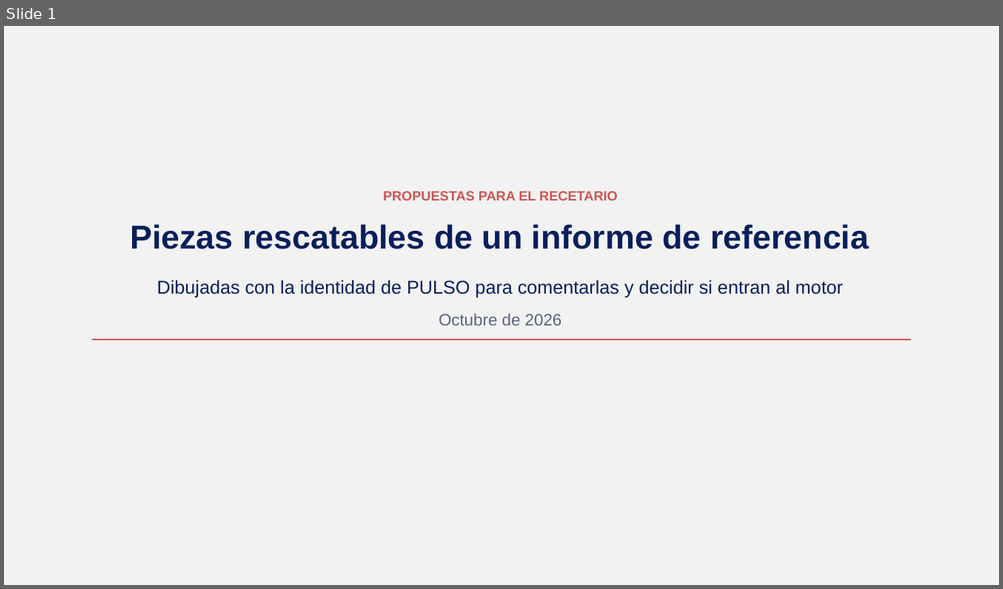
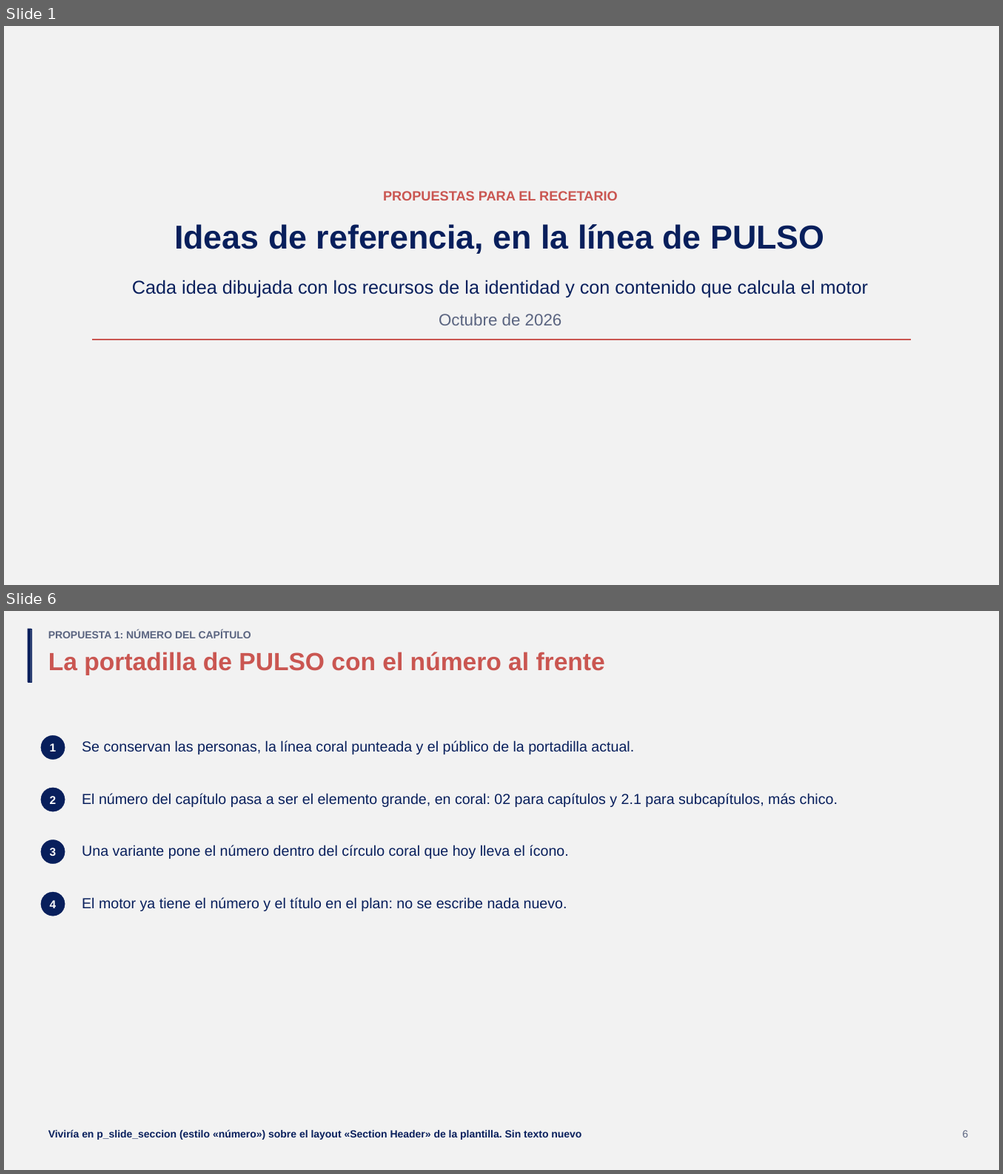
Before and after one commit to GonzaloAlmendariz/prosecnur-app, a slide deck: docs/qa/motor-ppt-2026-10-06/4-recetario/propuestas-rescatables.pptx. Shown one above the other, each under a label of ours: slide 1 before the commit, slides 1 and 6 after it; the slides between them are not shown. The pictures are 1003x589 and 1003x1174 pixels, drawn with LibreOffice and Linux fonts; fonts in the diff are those of the drawing; background and template pictures are left out. Boxes give left, top, right and bottom in pixels: in the first picture for what was removed or moved away, otherwise in the second. Text is boxed around its words. In the diff, an @@ line names an element or a change of style, - is before the commit and + after.

```diff
--- a/docs/qa/motor-ppt-2026-10-06/4-recetario/propuestas-rescatables.pptx
+++ b/docs/qa/motor-ppt-2026-10-06/4-recetario/propuestas-rescatables.pptx
@@ slide 6 added at (4, 611, 999, 1170), background #F2F2F2 @@
@@ rectangle added at (28, 628, 31, 682), fill #081F5C, outline #081F5C 0.25 pt @@
@@ text added at (48, 630, 251, 638), 10 pt, text #5A6480, bold @@
+PROPUESTA 1: NÚMERO DEL CAPÍTULO
@@ title added at (48, 652, 605, 675), 24 pt, text #CA5651, bold @@
+La portadilla de PULSO con el número al frente
@@ ellipse added at (40, 735, 65, 760), fill #081F5C, outline #081F5C 0.25 pt @@
@@ text added at (50, 743, 57, 752), 11 pt, text #FFFFFF, bold @@
+1
@@ text added at (82, 741, 634, 755), 14 pt, text #081F5C @@
+Se conservan las personas, la línea coral punteada y el público de la portadilla actual.
@@ ellipse added at (40, 788, 65, 812), fill #081F5C, outline #081F5C 0.25 pt @@
@@ text added at (50, 796, 57, 804), 11 pt, text #FFFFFF, bold @@
+2
@@ text added at (82, 793, 837, 807), 14 pt, text #081F5C @@
+El número del capítulo pasa a ser el elemento grande, en coral: 02 para capítulos y 2.1 para subcapítulos, más chico.
@@ ellipse added at (40, 840, 65, 864), fill #081F5C, outline #081F5C 0.25 pt @@
@@ text added at (50, 848, 57, 856), 11 pt, text #FFFFFF, bold @@
+3
@@ text added at (82, 845, 568, 859), 14 pt, text #081F5C @@
+Una variante pone el número dentro del círculo coral que hoy lleva el ícono.
@@ ellipse added at (40, 892, 65, 916), fill #081F5C, outline #081F5C 0.25 pt @@
@@ text added at (82, 897, 567, 911), 14 pt, text #081F5C @@
+El motor ya tiene el número y el título en el plan: no se escribe nada nuevo.
@@ text added at (50, 900, 57, 908), 11 pt, text #FFFFFF, bold @@
+4
@@ text added at (48, 1130, 581, 1140), 10 pt, text #081F5C, bold @@
+Viviría en p_slide_seccion (estilo «número») sobre el layout «Section Header» de la plantilla. Sin texto nuevo
@@ text added at (962, 1130, 968, 1138), 10 pt, text #5A6480 @@
+6
@@ slide 1 changed as well @@
@@ text at (174, 224, 824, 254): text changed @@
-Piezas rescatables de un informe de referencia
+Ideas de referencia, en la línea de PULSO
@@ text at (132, 280, 868, 298): text changed @@
-Dibujadas con la identidad de PULSO para comentarlas y decidir si entran al motor
+Cada idea dibujada con los recursos de la identidad y con contenido que calcula el motor
```
Also in this commit, not shown: 5 other slides changed, 5 other slides added, 9 slides removed, 2 other files.
